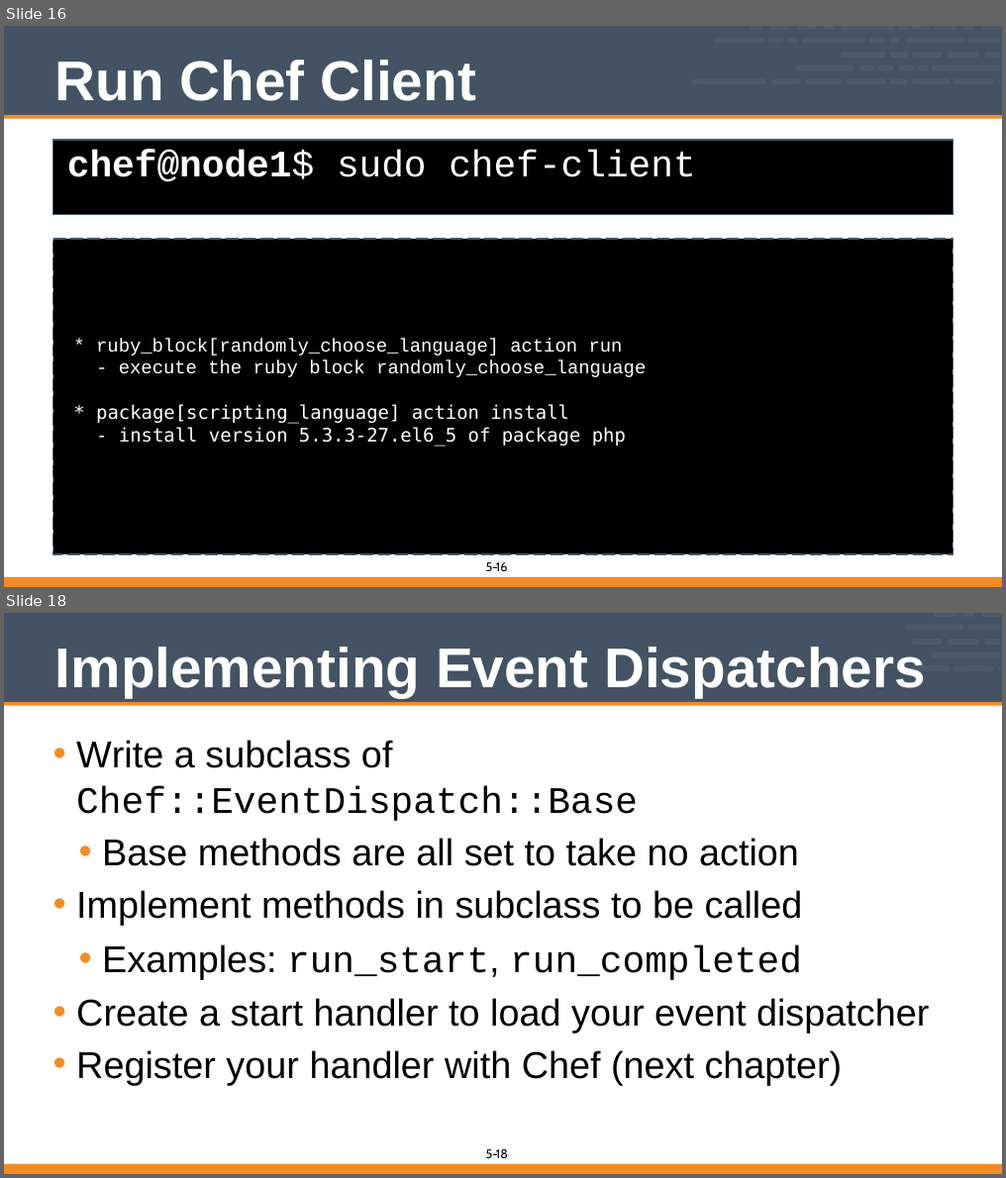
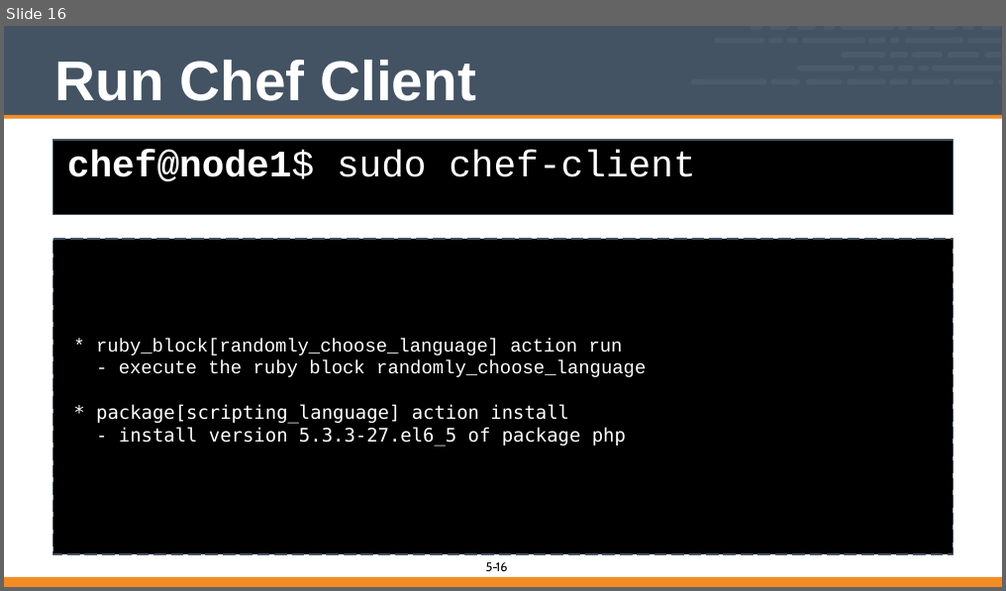
Before and after one commit to vinyar/chef-intermediate, a slide deck: 05-chef_client_run_internals.pptx. Shown one above the other, each under a label of ours: slides 16 and 18 before the commit, slide 16 after it; the slides between them are not shown. The pictures are 1006x1178 and 1006x591 pixels, drawn with LibreOffice and Linux fonts; fonts in the diff are those of the drawing. Boxes give left, top, right and bottom in pixels: in the first picture for what was removed or moved away, otherwise in the second. Text is boxed around its words. In the diff, an @@ line names an element or a change of style, - is before the commit and + after.

Commit message:
Updated chef-client run internals
* Really removed all references to event dispatch because it is not used anywere in any code.
* Updated the formatting of the code to be more Ruby friendly
* Changed the fonts from Courier New to Courier

```diff
--- a/05-chef_client_run_internals.pptx
+++ b/05-chef_client_run_internals.pptx
@@ slide 18 removed at bbox=[4, 613, 1002, 1174], background #FFFFFF; not listed: 2 template elements that a slide beside it also shows @@
@@ freeform shape removed at bbox=[905, 624, 963, 630] @@
@@ freeform shape removed at bbox=[912, 639, 943, 645] @@
@@ freeform shape removed at bbox=[934, 613, 956, 617] @@
@@ freeform shape removed at bbox=[947, 639, 979, 645] @@
@@ freeform shape removed at bbox=[962, 613, 974, 617] @@
@@ freeform shape removed at bbox=[967, 624, 1001, 630] @@
@@ freeform shape removed at bbox=[982, 613, 1001, 617] @@
@@ freeform shape removed at bbox=[984, 639, 1001, 645] @@
@@ title removed at bbox=[55, 647, 926, 697] @@
-Implementing Event Dispatchers
@@ freeform shape removed at bbox=[912, 665, 950, 671] @@
@@ freeform shape removed at bbox=[932, 653, 1001, 658] @@
@@ freeform shape removed at bbox=[952, 665, 993, 671] @@
@@ freeform shape removed at bbox=[998, 665, 1001, 671] @@
@@ freeform shape removed at bbox=[4, 702, 1002, 706] @@
@@ text removed at bbox=[76, 740, 929, 1085] @@
-• Write a subclass of
-Chef::EventDispatch::Base
-  • Base methods are all set to take no action
-• Implement methods in subclass to be called
-  • Examples: run_start, run_completed
-• Create a start handler to load your event dispatcher
-• Register your handler with Chef (next chapter)
@@ freeform shape removed at bbox=[4, 1164, 1002, 1174] @@
@@ page number removed at bbox=[496, 1150, 508, 1158] @@
-18
```
Also in this commit, not shown: 5 slides changed, 1 other slide removed.
